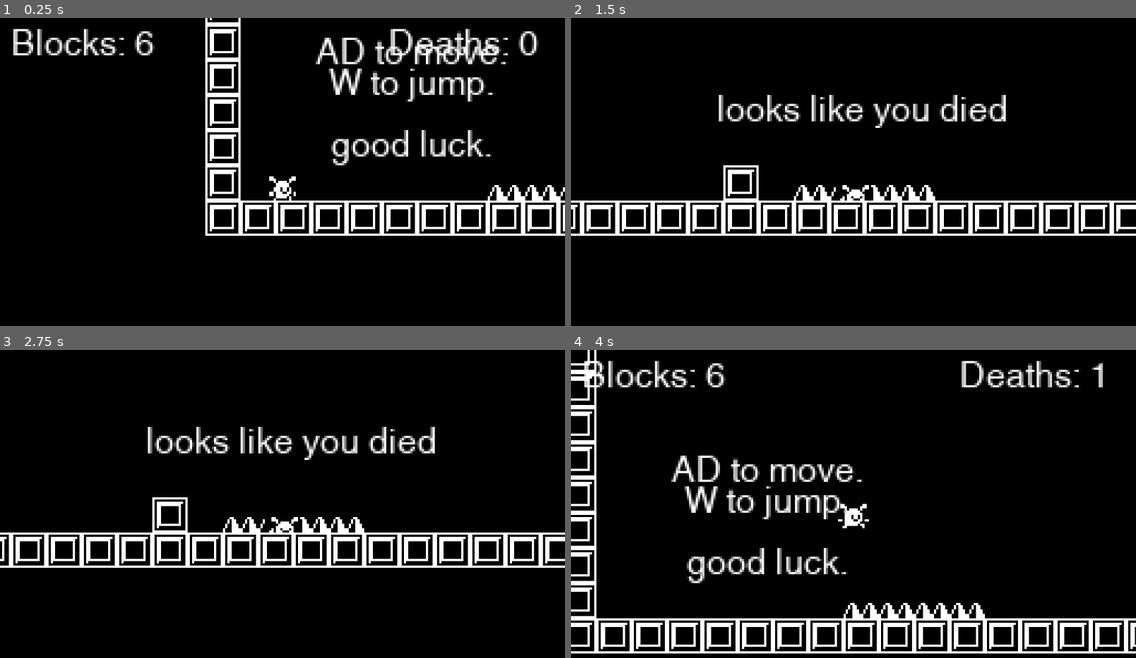
Above: before the commit, frames 1-4 (two rows, left to right).
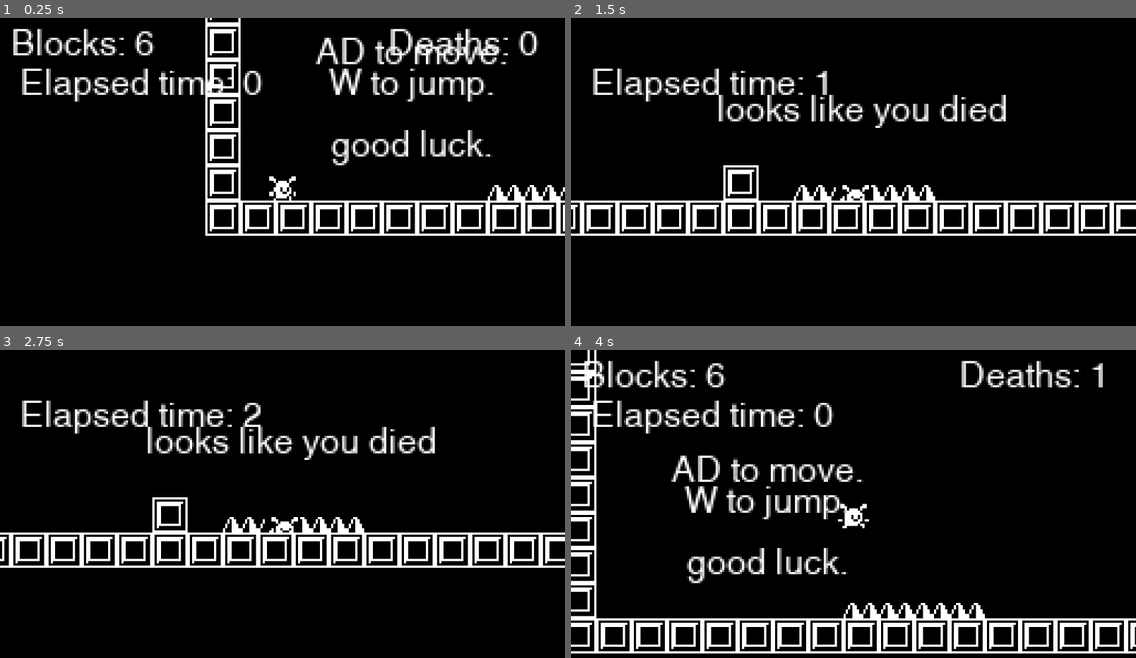
Above: after the commit, the same moments.

Repository: thomasapope/plat-form
Game: Godot game, scene res://scenes/Setup Game.tscn
Two runs of this game, one before a commit and one after it. Both use one fixed random seed, a clock stepped at 60 frames per second and the inputs below.
Inputs (mouse positions are in pixels of both pictures, inside the frame that each line leads up to):
- Up to frame 1 (0.25 s): no input
- Up to frame 2 (1.5 s): tap Enter at 0.5, 1.25 s; move the mouse to (977, 165) at 0.52 s; hold D (right) from 0.53 s (still down); click (977, 165) at 0.67 s; tap W (jump) at 0.77 s; move the mouse to (740, 199) at 1.27 s
- Up to frame 3 (2.75 s): tap W (jump) at 1.52 s; move the mouse to (339, 442) at 2.02 s; release D (right) at 2.03 s; hold A (left) from 2.03 s (still down)
- Up to frame 4 (4 s): tap R (reset) at 2.75 s; move the mouse to (825, 581) at 2.77 s; release A (left) at 2.78 s; hold D (right) from 2.78 s (still down); click (825, 581) at 2.92 s; tap W (jump) at 3.02, 3.77 s; tap Enter at 3.5 s; move the mouse to (1023, 565) at 3.52 s

The runs differ from the first frame. In frame 1, 1.5% of the frame differs, in the area x 3-47%, y 16-28%; in frame 2, 1.5%; in frame 3, 1.5%; in frame 4, 1.5%.

Commit message:
Implement TImeTracker

Diff:
--- a/scenes/World.tscn
+++ b/scenes/World.tscn
@@ -10,6 +10,7 @@
 [ext_resource path="res://ui/UITheme.tres" type="Theme" id=8]
 [ext_resource path="res://scripts/Helper/TileMapReplacer.gd" type="Script" id=9]
 [ext_resource path="res://sound/win.wav" type="AudioStream" id=10]
+[ext_resource path="res://scripts/TimeTracker.gd" type="Script" id=11]
 
 [node name="World" type="Node2D"]
 script = ExtResource( 5 )
@@ -142,6 +143,13 @@
 "_edit_use_anchors_": false
 }
 
+[node name="TimeLabel" type="Label" parent="Camera2D/GUI"]
+margin_left = 9.0
+margin_top = 23.0
+margin_right = 49.0
+margin_bottom = 34.0
+text = "Elapsed time: 0"
+
 [node name="Goal" parent="." instance=ExtResource( 7 )]
 position = Vector2( 5240, -392 )
 
@@ -210,3 +218,4 @@
 }
 
 [node name="TimeTracker" type="Timer" parent="."]
+script = ExtResource( 11 )
--- a/scripts/TimeTracker.gd
+++ b/scripts/TimeTracker.gd
@@ -1,25 +1,26 @@
 extends Timer
 
+export var update_interval = 1.0 #how often the timer updates
+
 var elapsed_time: float = 0.0
-onready var time_label: Label = $Path/To/Your/Label
+var time_label: Label
 
 func _ready():
 	# Connect the timeout signal to a custom method
 	self.connect("timeout", self, "_on_timeout")
-	# Start the timer with a 1-second interval
-	self.wait_time = 1.0
-	self.start()
+
+	# Setup timer update interval
+	self.wait_time = update_interval
 
 func _on_timeout():
 	# Increment the elapsed time by the wait time
 	elapsed_time += wait_time
+
 	# Update the label with the formatted time
 	time_label.text = "Elapsed time: " + str(floor(elapsed_time))
 
-	# Add save functionality here
 
 func reset_timer():
 	# Reset the elapsed time and start the timer
 	elapsed_time = 0.0
 	time_label.text = "Elapsed time: 0"
-	start()
--- a/scripts/World.gd
+++ b/scripts/World.gd
@@ -23,9 +23,17 @@
 func _ready():
 	$"Camera2D/GUI/Block Label".text = block_format_str % blocks
 
+	# Setup reset timer
 	var error_code = $ResetTimer.connect("timeout", self, "reset")
 	if (error_code != 0):
 		print_debug("ERROR:", error_code)
+
+	# Setup time tracker
+	error_code = timer.connect("timeout", self, "_on_timer_timeout")
+	if (error_code != 0):
+		print_debug("ERROR:", error_code)
+	timer.time_label = $Camera2D/GUI/TimeLabel
+	timer.start()
 
 	game_data = load_save_data(save_filename)
 #	print (game_data.death_count)
@@ -112,6 +120,10 @@
 			print_debug("ERROR:", error_code)
 
 
+func _on_timer_timeout():
+	pass
+
+
 # Place Blocks
 func _unhandled_input(event):
 	if (blocks < 1): return
Not shown: 1 places in scenes/World.tscn that only renumber resources
